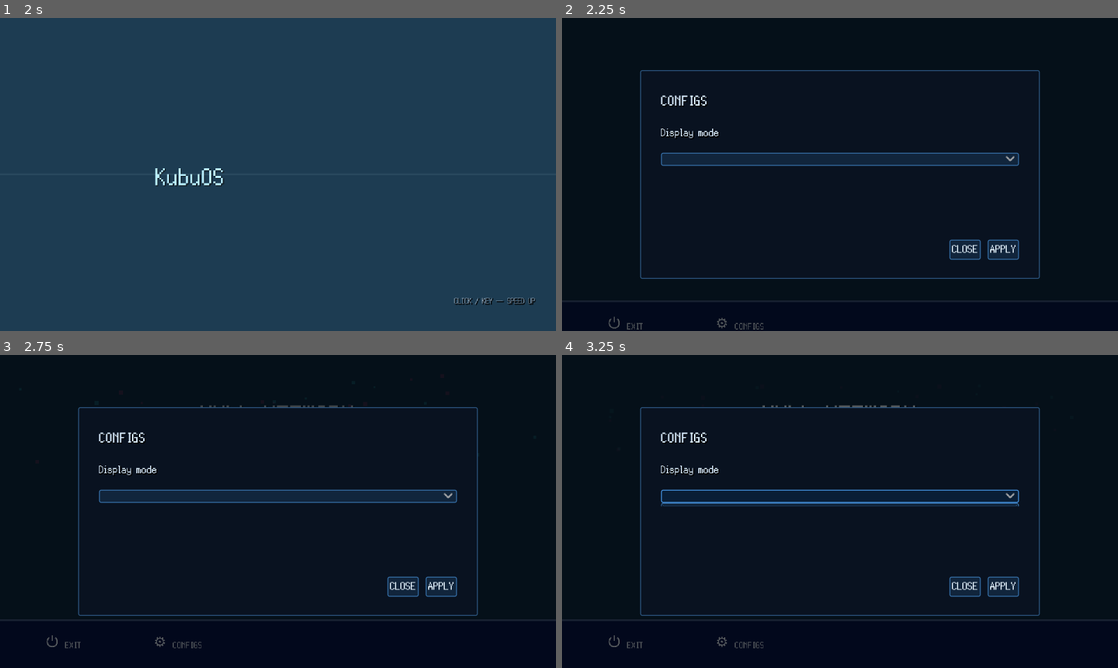
Above: before the commit, frames 1-4 (two rows, left to right).
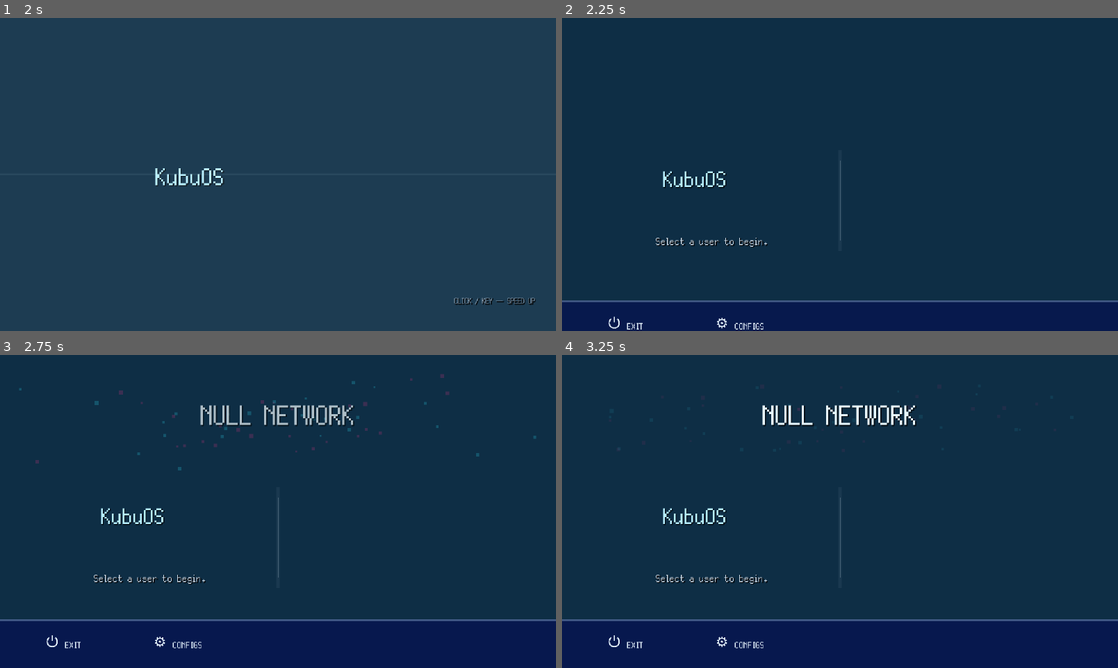
Above: after the commit, the same moments.

Repository: GYU-GAZE/NULL-NETWORK
Game: Godot game, scene res://core/bootstrap/bootstrap.tscn
The game is run twice, just before and just after one commit, with the same random seed, the same clock (stepped at 60 frames per second) and the same inputs. The engine's default icon, where the game draws it, is replaced by a stand-in: a white triangle on a blue panel in a dark square.
Inputs (mouse positions are in pixels of both pictures, inside the frame that each line leads up to):
- Up to frame 1 (2 s): tap Enter at 0.5 s; move the mouse to (400, 158) at 0.52 s; hold D (local_area_move_right) 0.53-1.25 s; tap E (local_area_interact) at 0.6 s; click (400, 158) at 0.67 s; drag from (166, 190) to (250, 237) at 1.27 s
- Up to frame 2 (2.25 s): move the mouse to (895, 105) at 2.02 s; hold D (local_area_move_right) from 2.03 s (still down); tap E (local_area_interact) at 2.1 s
- Up to frame 3 (2.75 s): keep holding D (local_area_move_right)
- Up to frame 4 (3.25 s): release D (local_area_move_right) at 2.75 s; click (840, 495) at 2.77 s

Frame 1 is identical in both runs. In frame 2, 96% of the frame differs, in the area x 0-100%, y 0-100%; in frame 3, 96%; in frame 4, 96%.

Commit message:
Remove duplicate login settings modal

Diff:
--- a/systems/startup/startup_menu.tscn
+++ b/systems/startup/startup_menu.tscn
@@ -402,76 +402,3 @@
 theme_override_font_sizes/font_size = 16
 text = "⚙  CONFIGS"
 flat = true
-
-[node name="ConfigModal" type="Control" parent="."]
-unique_name_in_owner = true
-layout_mode = 1
-anchors_preset = 15
-anchor_right = 1.0
-anchor_bottom = 1.0
-grow_horizontal = 2
-grow_vertical = 2
-
-[node name="Shade" type="ColorRect" parent="ConfigModal"]
-layout_mode = 1
-anchors_preset = 15
-anchor_right = 1.0
-anchor_bottom = 1.0
-grow_horizontal = 2
-grow_vertical = 2
-color = Color(0, 0, 0, 0.64)
-
-[node name="Center" type="CenterContainer" parent="ConfigModal"]
-layout_mode = 1
-anchors_preset = 15
-anchor_right = 1.0
-anchor_bottom = 1.0
-grow_horizontal = 2
-grow_vertical = 2
-
-[node name="Panel" type="PanelContainer" parent="ConfigModal/Center"]
-custom_minimum_size = Vector2(460, 240)
-layout_mode = 2
-
-[node name="Margin" type="MarginContainer" parent="ConfigModal/Center/Panel"]
-layout_mode = 2
-theme_override_constants/margin_left = 22
-theme_override_constants/margin_top = 20
-theme_override_constants/margin_right = 22
-theme_override_constants/margin_bottom = 20
-
-[node name="Root" type="VBoxContainer" parent="ConfigModal/Center/Panel/Margin"]
-layout_mode = 2
-theme_override_constants/separation = 12
-
-[node name="Title" type="Label" parent="ConfigModal/Center/Panel/Margin/Root"]
-layout_mode = 2
-theme_override_font_sizes/font_size = 24
-text = "CONFIGS"
-
-[node name="DisplayLabel" type="Label" parent="ConfigModal/Center/Panel/Margin/Root"]
-layout_mode = 2
-text = "Display mode"
-
-[node name="DisplayModeSelect" type="OptionButton" parent="ConfigModal/Center/Panel/Margin/Root"]
-unique_name_in_owner = true
-layout_mode = 2
-
-[node name="Spacer" type="Control" parent="ConfigModal/Center/Panel/Margin/Root"]
-layout_mode = 2
-size_flags_vertical = 3
-
-[node name="Actions" type="HBoxContainer" parent="ConfigModal/Center/Panel/Margin/Root"]
-layout_mode = 2
-alignment = 2
-theme_override_constants/separation = 8
-
-[node name="ConfigCloseButton" type="Button" parent="ConfigModal/Center/Panel/Margin/Root/Actions"]
-unique_name_in_owner = true
-layout_mode = 2
-text = "CLOSE"
-
-[node name="ConfigApplyButton" type="Button" parent="ConfigModal/Center/Panel/Margin/Root/Actions"]
-unique_name_in_owner = true
-layout_mode = 2
-text = "APPLY"
